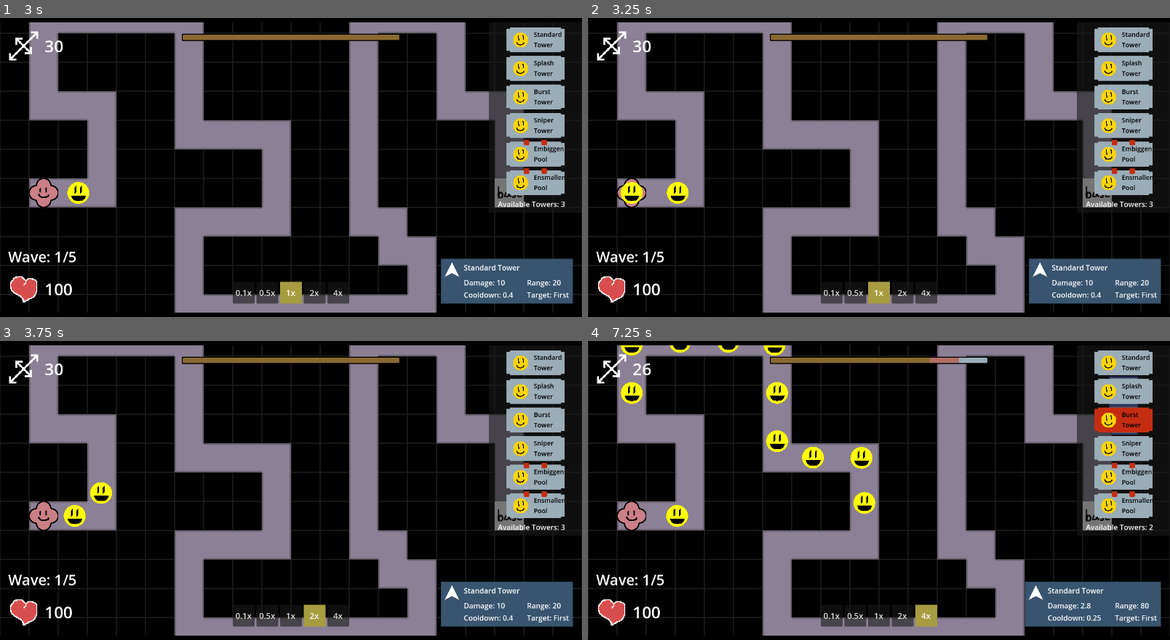
Above: before the commit, frames 1-4 (two rows, left to right).
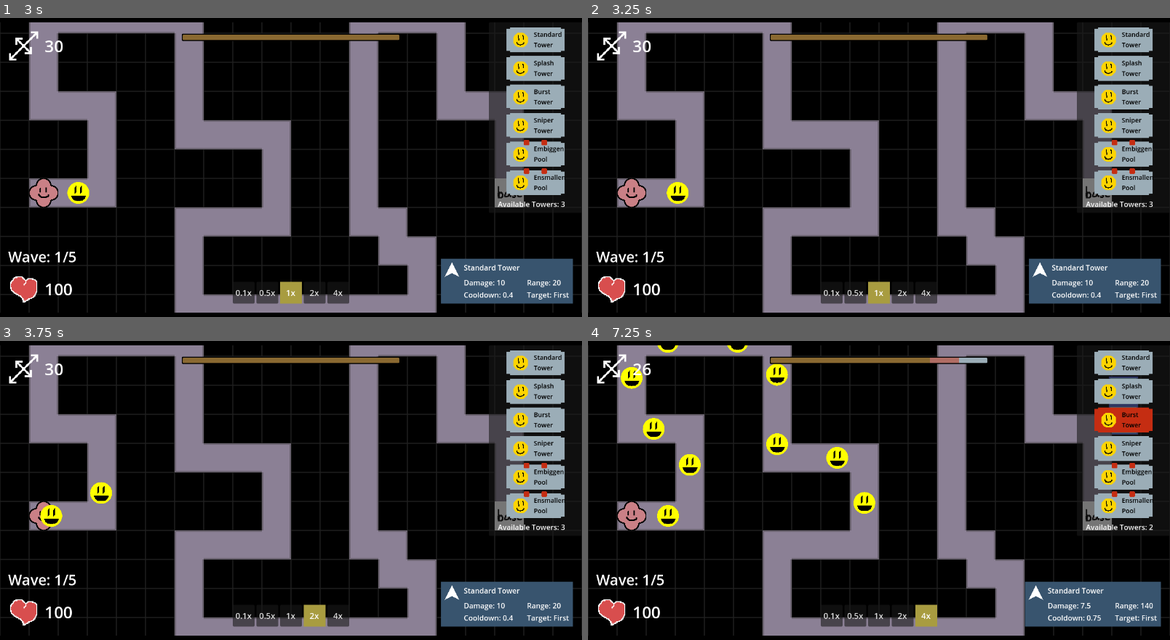
Above: after the commit, the same moments.

Repository: ladybunne/gmtk-game-jam-2024
Game: Godot game, scene res://MainScene.tscn
Two runs of this game, one before a commit and one after it. Both use one fixed random seed, a clock stepped at 60 frames per second and the inputs below.
Inputs:
- Up to frame 1 (3 s): click "Sniper Tower" at 0.5 s; click "0.5x" at 1.25 s; click "0.1x" at 2 s; click "1x" at 2.75 s
- Up to frame 2 (3.25 s): no input
- Up to frame 3 (3.75 s): click "2x" at 3.5 s
- Up to frame 4 (7.25 s): click "4x" at 4.25 s; click "Standard Tower" at 5 s; click "Splash Tower" at 5.75 s; click "Burst Tower" at 6.5 s

Frame 1 is identical in both runs. In frame 2, 0.2% of the frame differs, in the area x 5-10%, y 54-63%; in frame 3, 0.4%; in frame 4, 2.8%, in the area x 5-98%, y 1-94%.

Commit message:
balance pass

Diff:
--- a/GameManager.gd
+++ b/GameManager.gd
@@ -61,7 +61,9 @@
 	process_mode = Node.PROCESS_MODE_ALWAYS
 
 func _process(delta: float) -> void:
-	get_tree().get_first_node_in_group("TowerCountText").text = "Available Towers: " + str(floor(availableTowers))
+	var tower_count_text = get_tree().get_first_node_in_group("TowerCountText")
+	if tower_count_text:
+		tower_count_text.text = "Available Towers: " + str(floor(availableTowers))
 	if cursor == null:
 		cursor = get_tree().get_first_node_in_group("Cursor")
 	if base == null:
@@ -163,6 +165,10 @@
 	end_screen_ui.visible = true
 
 func restart_scene():
+	availableTowers = 3
+	placing = false
+	placingPool = false
+	selling = false
 	game_over_on = false
 	cursor = null
 	base = null
--- a/GameThings/Tower.gd
+++ b/GameThings/Tower.gd
@@ -72,10 +72,10 @@
 	#modify
 	match tower_data.type:
 		TowerData.TowerType.Standard:
-			damage *= currentCost/10
+			damage *= 1 + (currentCost/8)
 		TowerData.TowerType.Splash:
-			splash_range *= currentCost/16
-			damage *= currentCost/20
+			splash_range *= 1 + (currentCost/12)
+			damage *= 1 + (currentCost/20)
 		TowerData.TowerType.Capacity:
 			ammo_capacity += currentCost
 		TowerData.TowerType.Embiggen:
@@ -93,15 +93,19 @@
 		TowerData.TowerType.Standard:
 			polygon = standard_gon.instantiate()
 			add_child(polygon)
+			move_child(polygon,6)
 		TowerData.TowerType.Capacity:
 			polygon = capacity_gon.instantiate()
 			add_child(polygon)
+			move_child(polygon,6)
 		TowerData.TowerType.Splash:
 			polygon = splash_gon.instantiate()
 			add_child(polygon)
+			move_child(polygon,6)
 		TowerData.TowerType.Sniper:
 			polygon = sniper_gon.instantiate()
 			add_child(polygon)
+			move_child(polygon,6)
 		_:
 			pass
 	recolor()
@@ -186,7 +190,7 @@
 	return new if position.distance_to(new.position) < position.distance_to(old.position) else old
 
 func strong(new: Enemy, old: Enemy):
-	return new
+	return new if new.health > old.health else old
 
 
 func change_target_collider_radius(value: float):
--- a/GameThings/TowerResources/CapacityTower.tres
+++ b/GameThings/TowerResources/CapacityTower.tres
@@ -5,11 +5,11 @@
 [resource]
 resource_local_to_scene = true
 script = ExtResource("1_0kmka")
-damage = 5.0
-cooldown = 2.0
-target_range = 60.0
+damage = 4.0
+cooldown = 3.5
+target_range = 75.0
 splash_range = null
-ammo_capacity = 20.0
-rate_of_fire = 0.01
+ammo_capacity = 10.0
+rate_of_fire = 0.1
 type = 1
 shot_sfx_string = "T"
--- a/GameThings/TowerResources/SniperTower.tres
+++ b/GameThings/TowerResources/SniperTower.tres
@@ -1,13 +1,13 @@
-[gd_resource type="Resource" script_class="TowerData" load_steps=2 format=3 uid="uid://c4wjsnb3kd8rm"]
+[gd_resource type="Resource" script_class="TowerData" load_steps=2 format=3 uid="uid://cxyb6r4du4xxy"]
 
 [ext_resource type="Script" path="res://GameThings/TowerResources/TowerData.gd" id="1_cgvbt"]
 
 [resource]
 resource_local_to_scene = true
 script = ExtResource("1_cgvbt")
-damage = 100.0
+damage = 75.0
 cooldown = 5.0
-target_range = 200.0
+target_range = 270.0
 splash_range = 200.0
 ammo_capacity = 10.0
 rate_of_fire = 0.1
--- a/GameThings/TowerResources/SplashTower.tres
+++ b/GameThings/TowerResources/SplashTower.tres
@@ -5,10 +5,10 @@
 [resource]
 resource_local_to_scene = true
 script = ExtResource("1_syrjk")
-damage = 20.0
+damage = 9.0
 cooldown = 3.0
-target_range = 100.0
-splash_range = 120.0
+target_range = 170.0
+splash_range = 50.0
 ammo_capacity = 10.0
 rate_of_fire = 0.1
 type = 2
--- a/GameThings/TowerResources/StandardTower.tres
+++ b/GameThings/TowerResources/StandardTower.tres
@@ -5,9 +5,9 @@
 [resource]
 resource_local_to_scene = true
 script = ExtResource("1_y1js6")
-damage = 7.0
-cooldown = 0.25
-target_range = 80.0
+damage = 5.0
+cooldown = 0.75
+target_range = 140.0
 splash_range = 50.0
 ammo_capacity = 10.0
 rate_of_fire = 0.1
--- a/GameThings/WaveResources/AllWaves.tres
+++ b/GameThings/WaveResources/AllWaves.tres
@@ -12,12 +12,12 @@
 [sub_resource type="Resource" id="Resource_1ehyg"]
 script = ExtResource("3_nyxhs")
 units = Array[ExtResource("4_sanqk")]([ExtResource("5_3mnjr"), ExtResource("5_3mnjr"), ExtResource("5_3mnjr"), ExtResource("5_3mnjr"), ExtResource("5_3mnjr"), ExtResource("5_3mnjr"), ExtResource("5_3mnjr"), ExtResource("5_3mnjr"), ExtResource("5_3mnjr"), ExtResource("5_3mnjr")])
-unitInterval = 1.0
+unitInterval = 1.5
 
 [sub_resource type="Resource" id="Resource_aiifg"]
 script = ExtResource("3_nyxhs")
 units = Array[ExtResource("4_sanqk")]([ExtResource("5_3mnjr"), ExtResource("5_3mnjr"), ExtResource("5_3mnjr"), ExtResource("5_3mnjr"), ExtResource("5_3mnjr"), ExtResource("5_3mnjr"), ExtResource("5_3mnjr"), ExtResource("5_3mnjr"), ExtResource("5_3mnjr"), ExtResource("5_3mnjr")])
-unitInterval = 1.0
+unitInterval = 1.5
 
 [sub_resource type="Resource" id="Resource_qbtvf"]
 script = ExtResource("2_1cryo")
--- a/GameThings/WaveResources/EnemyResources/ExampleNormal.tres
+++ b/GameThings/WaveResources/EnemyResources/ExampleNormal.tres
@@ -8,5 +8,5 @@
 unitType = 0
 color = Color(1, 1, 0, 1)
 startSize = 24.0
-startHealth = 70.0
+startHealth = 50.0
 startSpeed = 100.0
--- a/Scenes/UI/TowerInfoUI.gd
+++ b/Scenes/UI/TowerInfoUI.gd
@@ -57,6 +57,8 @@
 	match type:
 		TowerData.TowerType.Standard:
 				nameTxt.text = "Standard Tower"
+		TowerData.TowerType.Sniper:
+				nameTxt.text = "Sniper Tower"
 		TowerData.TowerType.Splash:
 				nameTxt.text = "Splash Tower"
 				splashTxt.show()
--- a/Scenes/UI/UI.tscn
+++ b/Scenes/UI/UI.tscn
@@ -9,59 +9,14 @@
 [ext_resource type="PackedScene" uid="uid://datu6fcwhci0d" path="res://Scenes/UI/BigcraftUI.tscn" id="7_cqopu"]
 [ext_resource type="PackedScene" uid="uid://bqe0ghafx8o7c" path="res://Scenes/UI/TowerInfoUI.tscn" id="8_j376u"]
 [ext_resource type="PackedScene" uid="uid://dw0t4n08wc5g5" path="res://GameThings/TowerButton.tscn" id="9_0k1bh"]
-[ext_resource type="PackedScene" uid="uid://c5h6t03ggetju" path="res://Scenes/UI/BaseHealthUI.tscn" id="9_8ccqo"]
+[ext_resource type="PackedScene" path="res://Scenes/UI/BaseHealthUI.tscn" id="9_8ccqo"]
 [ext_resource type="Script" path="res://GameThings/TowerResources/TowerData.gd" id="11_2auba"]
+[ext_resource type="Resource" uid="uid://bwmbm3j4cnijd" path="res://GameThings/TowerResources/SplashTower.tres" id="11_nu673"]
 [ext_resource type="Texture2D" uid="uid://bbq5xgac2stx0" path="res://Assets/Sprites/blueSquare.png" id="12_epqg0"]
+[ext_resource type="Resource" uid="uid://b3w47aflwvwyn" path="res://GameThings/TowerResources/CapacityTower.tres" id="12_w0twx"]
 [ext_resource type="Texture2D" uid="uid://c7wsooxicpfxa" path="res://Assets/Sprites/handle2.png" id="12_wid68"]
+[ext_resource type="Resource" uid="uid://cxyb6r4du4xxy" path="res://GameThings/TowerResources/SniperTower.tres" id="13_r8h2x"]
 [ext_resource type="PackedScene" uid="uid://cpu00utrln8y5" path="res://Scenes/UI/EndScreenUI.tscn" id="17_icfck"]
-
-[sub_resource type="Resource" id="Resource_wltd2"]
-resource_local_to_scene = true
-script = ExtResource("11_2auba")
-damage = 7.0
-cooldown = 0.25
-target_range = 80.0
-splash_range = 50.0
-ammo_capacity = 10.0
-rate_of_fire = 0.1
-type = 0
-shot_sfx_string = "bang"
-
-[sub_resource type="Resource" id="Resource_0kshi"]
-resource_local_to_scene = true
-script = ExtResource("11_2auba")
-damage = 20.0
-cooldown = 3.0
-target_range = 100.0
-splash_range = 120.0
-ammo_capacity = 10.0
-rate_of_fire = 0.1
-type = 2
-shot_sfx_string = "pshh"
-
-[sub_resource type="Resource" id="Resource_44w8x"]
-resource_local_to_scene = true
-script = ExtResource("11_2auba")
-damage = 5.0
-cooldown = 2.0
-target_range = 60.0
-splash_range = 200.0
-ammo_capacity = 20.0
-rate_of_fire = 0.01
-type = 1
-shot_sfx_string = "T"
-
-[sub_resource type="Resource" id="Resource_0cst8"]
-resource_local_to_scene = true
-script = ExtResource("11_2auba")
-damage = 100.0
-cooldown = 5.0
-target_range = 200.0
-splash_range = 200.0
-ammo_capacity = 10.0
-rate_of_fire = 0.1
-type = 5
-shot_sfx_string = "bang"
 
 [sub_resource type="Resource" id="Resource_fokb6"]
 resource_local_to_scene = true
@@ -222,25 +177,24 @@
 
 [node name="Button" parent="TowerCreateUI/Panel/Container" instance=ExtResource("9_0k1bh")]
 layout_mode = 2
-data = SubResource("Resource_wltd2")
 
 [node name="Button2" parent="TowerCreateUI/Panel/Container" instance=ExtResource("9_0k1bh")]
 layout_mode = 2
-data = SubResource("Resource_0kshi")
+data = ExtResource("11_nu673")
 
 [node name="Label" parent="TowerCreateUI/Panel/Container/Button2" index="1"]
 text = "Splash Tower"
 
 [node name="Button3" parent="TowerCreateUI/Panel/Container" instance=ExtResource("9_0k1bh")]
 layout_mode = 2
-data = SubResource("Resource_44w8x")
+data = ExtResource("12_w0twx")
 
 [node name="Label" parent="TowerCreateUI/Panel/Container/Button3" index="1"]
 text = "Burst Tower"
 
 [node name="Button6" parent="TowerCreateUI/Panel/Container" instance=ExtResource("9_0k1bh")]
 layout_mode = 2
-data = SubResource("Resource_0cst8")
+data = ExtResource("13_r8h2x")
 
 [node name="Label" parent="TowerCreateUI/Panel/Container/Button6" index="1"]
 text = "Sniper Tower"
Not shown: 1 places in Scenes/UI/UI.tscn that only renumber resources
